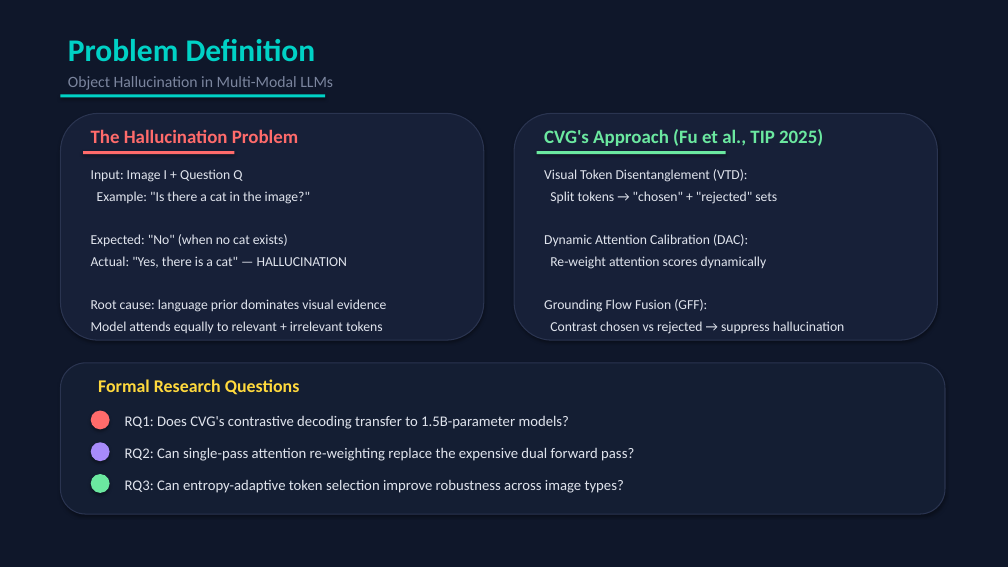
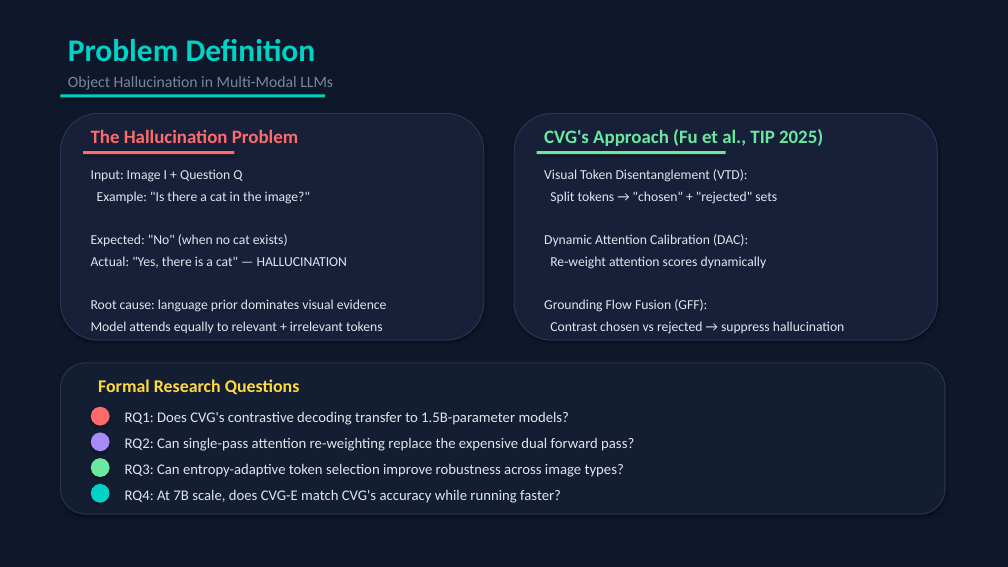
Before and after one commit to gauriiiiiiiiiiii/CVG_faithful_mllm, a slide deck: slide 4 of documentation/CVG-E_Research_Presentation.pptx. Drawn at 1008x567 pixels with LibreOffice and Linux fonts; fonts in the diff are those of the drawing. Boxes give left, top, right and bottom in pixels: in the first picture for what was removed or moved away, otherwise in the second. Text is boxed around its words. In the diff, an @@ line names an element or a change of style, - is before the commit and + after.

```diff
--- a/documentation/CVG-E_Research_Presentation.pptx
+++ b/documentation/CVG-E_Research_Presentation.pptx
@@ ellipse moved from (x1=91, y1=411, x2=110, y2=430) to (x1=91, y1=407, x2=110, y2=426) @@
@@ text "RQ1: Does CVG's contrastive decoding ..." moved from (x1=125, y1=415, x2=570, y2=429) to (x1=125, y1=411, x2=570, y2=425) @@
@@ ellipse moved from (x1=91, y1=442, x2=110, y2=461) to (x1=91, y1=433, x2=110, y2=451) @@
@@ text "RQ2: Can single-pass attention re-weighting ..." moved from (x1=125, y1=447, x2=634, y2=461) to (x1=125, y1=437, x2=634, y2=451) @@
@@ ellipse moved from (x1=91, y1=474, x2=110, y2=493) to (x1=91, y1=458, x2=110, y2=477) @@
@@ text "RQ3: Can entropy-adaptive token selection ..." moved from (x1=125, y1=479, x2=624, y2=493) to (x1=125, y1=463, x2=624, y2=477) @@
@@ ellipse added at (x1=91, y1=484, x2=110, y2=503), fill #00D2C6 @@
@@ text added at (x1=125, y1=489, x2=561, y2=503), 14 pt, text #E0E4ED @@
+RQ4: At 7B scale, does CVG-E match CVG's accuracy while running faster?
```
Also in this commit, not shown: 3 other slides changed, 1 slide added, 38 other files.
